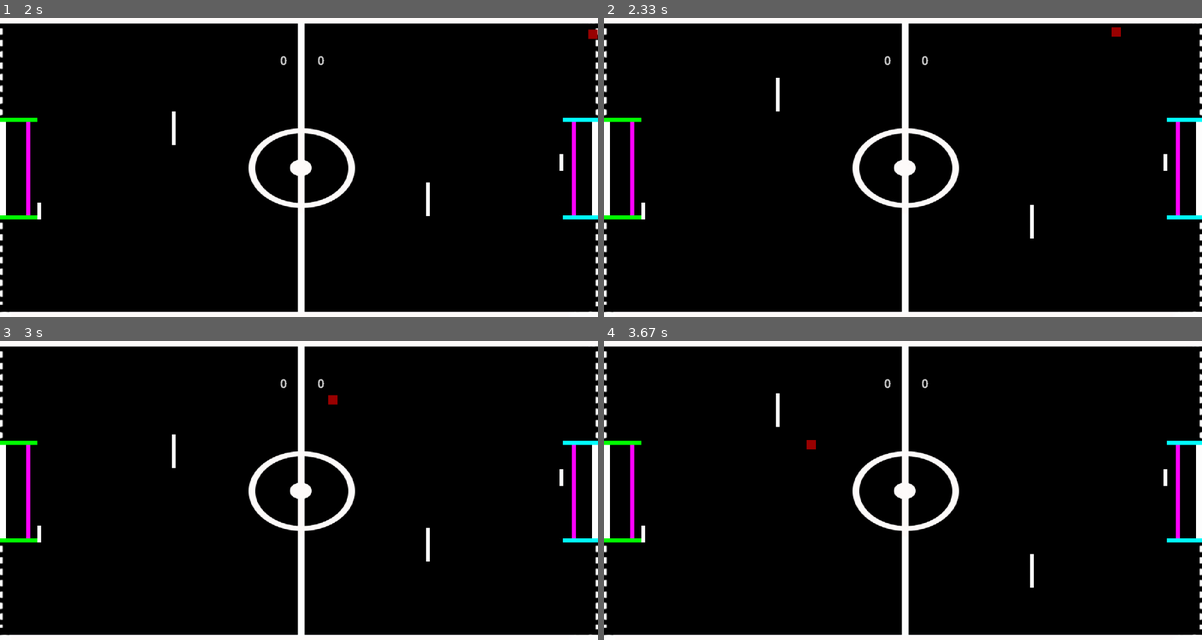
Above: before the commit, frames 1-4 (two rows, left to right).
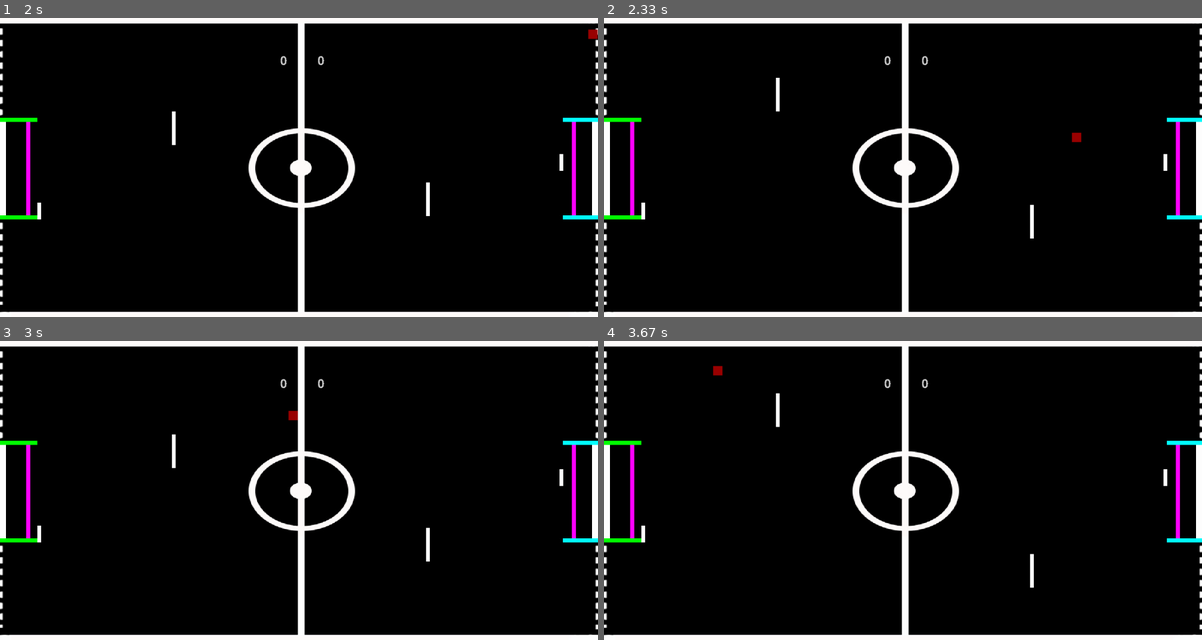
Above: after the commit, the same moments.

Repository: ThiagoSimo1121/LPC-2023_2
Game: pygame game, started from jogo-inedito/main.py
Same seed, same stepped clock (60 frames per second), same inputs: the game is played once before the commit and once after it.
Inputs:
- Up to frame 1 (2 s): hold W 0.33-0.8 s; hold A 0.83-1.37 s; tap J at 0.9, 1.2, 1.47, 1.8 s; tap U at 0.98 s; hold S 1.4-1.7 s; tap I at 1.55 s; hold A from 1.73 s (still down)
- Up to frame 2 (2.33 s): tap J at 2.1, 2.23 s; release A at 2.13 s; hold W from 2.17 s (still down); tap U at 2.32 s
- Up to frame 3 (3 s): release W at 2.53 s; hold S 2.57-2.93 s; tap J at 2.63 s; tap I at 2.72 s; hold A from 2.97 s (still down)
- Up to frame 4 (3.67 s): tap J at 3.03, 3.33, 3.53 s; release A at 3.43 s; hold W from 3.47 s (still down); tap U at 3.62 s

Frame 1 is identical in both runs. In frame 2, 0.1% of the frame differs, in the area x 78-87%, y 3-42%; in frame 3, 0.1%, in the area x 48-57%, y 18-27%; in frame 4, 0.1%.

Commit message:
now have the kick_off and game restart

Diff:
--- a/jogo-inedito/main.py
+++ b/jogo-inedito/main.py
@@ -65,23 +65,33 @@
     ball_rect.x = ball_rect.x + ball_speedx
     ball_rect.y = ball_rect.y + ball_speedy
 
-    if ball_rect.right>= screen_width or ball_rect.left <= 0:
+    if ball_rect.right >= screen_width:
         ball_speedx *= -1
+        ball_rect.x = screen_width - 120 #+ ia_back_paddle_rect.width
+        ball_rect.y = ia_back_paddle_rect.y
+
+    if ball_rect.left <= 0:
+        ball_speedx *= -1
+        ball_rect.x = 120 #+ player_back_paddle_rect.width
+        ball_rect.y = player_back_paddle_rect.y
+
     if ball_rect.top <= 0 or ball_rect.bottom >= screen_height:
         ball_speedy *= -1
-
     if player_front_paddle_rect.x <= ball_rect.x <= player_front_paddle_rect.x + player_front_paddle_rect.width:
         if player_front_paddle_rect.y <= ball_rect.y <= player_front_paddle_rect.y + player_front_paddle_rect.height:
             ball_rect.x = player_front_paddle_rect.x + player_front_paddle_rect.width
             ball_speedx *= -1
+
     if player_back_paddle_rect.x <= ball_rect.x <= player_back_paddle_rect.x + player_back_paddle_rect.width:
         if player_back_paddle_rect.y <= ball_rect.y <= player_back_paddle_rect.y + player_back_paddle_rect.height:
             ball_rect.x = player_back_paddle_rect.x + player_back_paddle_rect.width
             ball_speedx *= -1
+
     if ia_front_paddle_rect.x <= ball_rect.x <= ia_front_paddle_rect.x + ia_front_paddle_rect.width:
         if ia_front_paddle_rect.y <= ball_rect.y <= ia_front_paddle_rect.y + ia_front_paddle_rect.height:
             ball_rect.x = ia_front_paddle_rect.x
             ball_speedx *= -1
+
     if ia_back_paddle_rect.x <= ball_rect.x <= ia_back_paddle_rect.x + ia_back_paddle_rect.width:
         if ia_back_paddle_rect.y <= ball_rect.y <= ia_back_paddle_rect.y + ia_back_paddle_rect.height:
             ball_rect.x = ia_back_paddle_rect.x
@@ -96,6 +106,7 @@
         ia_score += 1
         control_ball = 0
         game_restart(control_ball)
+
     if ball_rect.colliderect(ia_goal_line_rect):
         player_score += 1
         control_ball = 1
